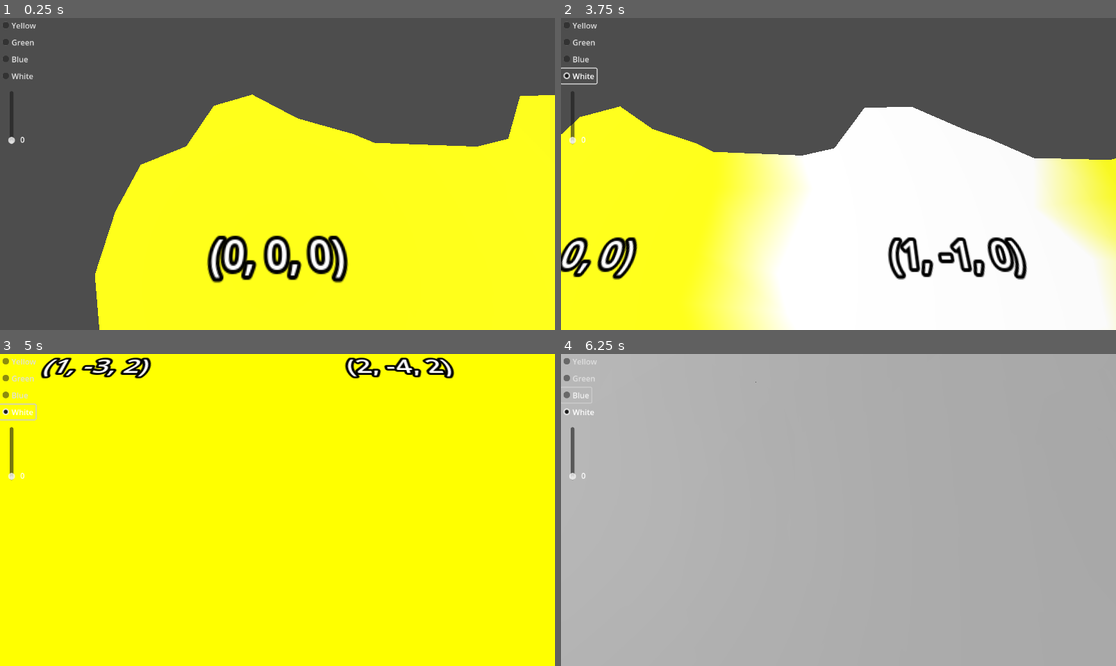
Above: before the commit, frames 1-4 (two rows, left to right).
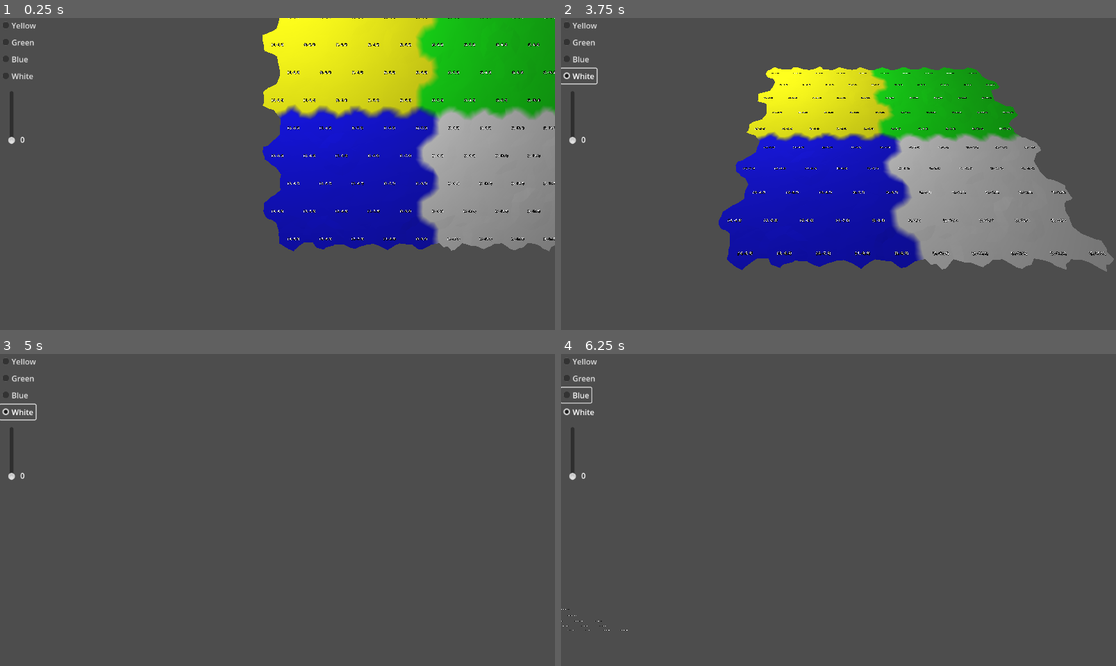
Above: after the commit, the same moments.

Repository: davepruitt/hex_map_godot
Game: Godot game, scene res://main.tscn
Same seed, same stepped clock (60 frames per second), same inputs: the game is played once before the commit and once after it.
Inputs (mouse positions are in pixels of both pictures, inside the frame that each line leads up to):
- Up to frame 1 (0.25 s): no input
- Up to frame 2 (3.75 s): click "Yellow" at 0.5 s; click "Green" at 1.25 s; click "Blue" at 2 s; click "White" at 2.75 s; tap Enter at 3.5 s; move the mouse to (960, 158) at 3.52 s; hold Right (ui_right) from 3.53 s (still down); tap Z at 3.6 s; click (960, 158) at 3.67 s
- Up to frame 3 (5 s): tap X at 3.8, 4.35 s; move the mouse to (166, 525) at 4.27 s; release Right (ui_right) at 4.28 s; hold Down (ui_down) from 4.28 s (still down); click (166, 525) at 4.42 s; tap P at 4.55 s
- Up to frame 4 (6.25 s): move the mouse to (894, 441) at 5.02 s; release Down (ui_down) at 5.03 s; hold Right (ui_right) 5.03-5.78 s; tap P at 5.1 s; click (894, 441) at 5.17 s; tap Z at 5.3, 5.85 s; tap Space at 5.75 s; move the mouse to (810, 572) at 5.77 s; hold Up (ui_up) from 5.78 s (still down); click (810, 572) at 5.92 s; tap X at 6.05 s

The runs differ from the first frame. In frame 1, 69% of the frame differs, in the area x 17-100%, y 0-100%; in frame 2, 70%; in frame 3, 100%; in frame 4, 100%, in the area x 0-100%, y 0-100%.

Commit message:
Working on converting my existing camera to use the camera as described in tutorial 5. Not quite done yet - still buggy.

Diff:
--- /dev/null
+++ b/hex_project_godot/hex_map_camera.gd
@@ -0,0 +1,98 @@
+class_name HexMapCamera
+extends Node3D
+
+#region Exported data members
+
+@export var stick_min_zoom : float = 1.0
+@export var stick_max_zoom : float = 10.0
+@export var swivel_min_zoom : float = -90
+@export var swivel_max_zoom : float = -45
+@export var movement_speed_min_zoom : float = 40
+@export var movement_speed_max_zoom : float = 10
+@export var rotation_speed : float = 1.8
+
+
+@export var hex_grid : HexGrid
+
+#endregion
+
+#region Private data members
+
+@onready var _swivel := $Swivel
+@onready var _stick := $Swivel/Stick
+@onready var _main_camera := $Swivel/Stick/MainCamera
+
+var _zoom: float = 1.0
+var _movement_speed: float = 25
+var _rotation_angle: float = 0
+
+#endregion
+
+#region Method overrides
+
+# Called when the node enters the scene tree for the first time.
+func _ready() -> void:
+	_main_camera.make_current()
+
+
+# Called every frame. 'delta' is the elapsed time since the previous frame.
+func _process(delta: float) -> void:
+	var left_right_movement = Input.get_axis("ui_left", "ui_right")
+	var forward_back_movement = Input.get_axis("ui_up", "ui_down")
+
+	if (left_right_movement != 0.0 || forward_back_movement != 0.0):
+		_adjust_position(left_right_movement, forward_back_movement, delta)
+
+	var rotate_up_down_movement = Input.get_axis("ui_rotate_down", "ui_rotate_up")
+	var rotate_left_right_movement = Input.get_axis("ui_rotate_left", "ui_rotate_right")
+
+	if (rotate_left_right_movement != 0.0):
+		_adjust_rotation(rotate_left_right_movement, delta)
+
+func _input(event: InputEvent) -> void:
+	if event is InputEventKey and event.pressed:
+		if event.keycode == KEY_Z:
+			_adjust_zoom(0.1)
+		elif event.keycode == KEY_X:
+			_adjust_zoom(-0.1)
+
+#endregion
+
+#region Private methods
+
+func _adjust_zoom (zoom_delta: float) -> void:
+	_zoom = clampf(_zoom + zoom_delta, 0.0, 1.0)
+
+	var distance: float = lerpf(stick_min_zoom, stick_max_zoom, _zoom)
+	_stick.position = Vector3(0.0, 0.0, distance)
+
+	var angle: float = lerpf(swivel_min_zoom, swivel_max_zoom, _zoom)
+	_swivel.rotation = Vector3(angle, 0.0, 0.0)
+
+func _adjust_position (x_delta: float, z_delta: float, time_delta: float) -> void:
+	var direction: Vector3 = Vector3(x_delta, 0.0, z_delta).normalized()
+	var damping: float = maxf(absf(x_delta), absf(z_delta))
+	var distance: float = _movement_speed * damping * time_delta
+	position += direction * distance
+	#position = _clamp_position(position)
+
+func _clamp_position (pos: Vector3) -> Vector3:
+	var x_max: float = (hex_grid.chunk_count_x * HexMetrics.CHUNK_SIZE_X - 0.5) * (2.0 * HexMetrics.INNER_RADIUS)
+	pos.x = clampf(pos.x, 0.0, x_max)
+
+	var z_max: float = (hex_grid.chunk_count_z * HexMetrics.CHUNK_SIZE_Z - 1.0) * (1.5 * HexMetrics.OUTER_RADIUS)
+	pos.z = clampf(pos.z, 0.0, z_max)
+
+	return pos
+
+func _adjust_rotation (rotation_delta: float, time_delta: float) -> void:
+	_rotation_angle += rotation_delta * rotation_speed * time_delta
+	if (_rotation_angle < 0.0):
+		_rotation_angle += 360.0
+	elif (_rotation_angle >= 360.0):
+		_rotation_angle -= 360.0
+
+	self.rotation = Vector3(0.0, _rotation_angle, 0.0)
+
+
+#endregion
--- a/hex_project_godot/main.gd
+++ b/hex_project_godot/main.gd
@@ -22,7 +22,7 @@
 
 #region OnReady public data members
 
-@onready var scene_camera := $Camera3D
+#@onready var scene_camera := $Camera3D
 @onready var hex_grid := $HexGrid
 
 @onready var elevation_label := $CanvasLayer/ElevationLabel
@@ -41,41 +41,42 @@
 	var left_right_movement = Input.get_axis("ui_left", "ui_right")
 	var up_down_movement = Input.get_axis("ui_up", "ui_down")
 
-	scene_camera.position.x += camera_speed * left_right_movement
-	scene_camera.position.z += camera_speed * up_down_movement
+	#scene_camera.position.x += camera_speed * left_right_movement
+	#scene_camera.position.z += camera_speed * up_down_movement
 
 func _input(event: InputEvent) -> void:
 	if event is InputEventKey and event.pressed:
-		if event.keycode == KEY_Z:
-			scene_camera.position.y += camera_speed
-		elif event.keycode == KEY_X:
-			scene_camera.position.y -= camera_speed
-		elif event.keycode == KEY_W:
-			scene_camera.rotate_x(camera_speed)
-		elif event.keycode == KEY_S:
-			scene_camera.rotate_x(-camera_speed)
-		elif event.keycode == KEY_A:
-			scene_camera.rotate_y(camera_speed)
-		elif event.keycode == KEY_D:
-			scene_camera.rotate_y(-camera_speed)
-		elif event.keycode == KEY_P:
-			var vp = get_viewport()
-			vp.debug_draw = (vp.debug_draw + 1) % 5
+		pass
+		#if event.keycode == KEY_Z:
+			#scene_camera.position.y += camera_speed
+		#elif event.keycode == KEY_X:
+			#scene_camera.position.y -= camera_speed
+		#elif event.keycode == KEY_W:
+			#scene_camera.rotate_x(camera_speed)
+		#elif event.keycode == KEY_S:
+			#scene_camera.rotate_x(-camera_speed)
+		#elif event.keycode == KEY_A:
+			#scene_camera.rotate_y(camera_speed)
+		#elif event.keycode == KEY_D:
+			#scene_camera.rotate_y(-camera_speed)
+		#elif event.keycode == KEY_P:
+			#var vp = get_viewport()
+			#vp.debug_draw = (vp.debug_draw + 1) % 5
 	elif event is InputEventMouseButton and event.pressed:
 		if event.button_index == MOUSE_BUTTON_LEFT:
 			var RAY_LENGTH = 1000
 			var space_state = get_world_3d().direct_space_state
 			var mousepos = get_viewport().get_mouse_position()
 
-			var origin = scene_camera.project_ray_origin(mousepos)
-			var end = origin + scene_camera.project_ray_normal(mousepos) * RAY_LENGTH
-			var query = PhysicsRayQueryParameters3D.create(origin, end)
-			query.collide_with_areas = true
+			#var origin = scene_camera.project_ray_origin(mousepos)
+			#var end = origin + scene_camera.project_ray_normal(mousepos) * RAY_LENGTH
+			#var query = PhysicsRayQueryParameters3D.create(origin, end)
+			#query.collide_with_areas = true
 
-			var result = space_state.intersect_ray(query)
-			if result:
-				var cell = hex_grid.get_cell(result.position)
-				_edit_cell(cell)
+			#var result = space_state.intersect_ray(query)
+			#if result:
+			#	var cell = hex_grid.get_cell(result.position)
+			#	_edit_cell(cell)
 
 #endregion
 
--- a/hex_project_godot/main.tscn
+++ b/hex_project_godot/main.tscn
@@ -1,13 +1,27 @@
-[gd_scene load_steps=4 format=3 uid="uid://b0jwbdlrgt1g2"]
+[gd_scene load_steps=5 format=3 uid="uid://b0jwbdlrgt1g2"]
 
 [ext_resource type="PackedScene" uid="uid://bumgasrkg2l7p" path="res://hex_grid.tscn" id="1_e2r5f"]
 [ext_resource type="Script" path="res://main.gd" id="1_ipy05"]
+[ext_resource type="Script" path="res://hex_map_camera.gd" id="2_ckdob"]
 
 [sub_resource type="ButtonGroup" id="ButtonGroup_jp0eq"]
 resource_name = "ButtonGroup1"
 
 [node name="Main" type="Node3D"]
 script = ExtResource("1_ipy05")
+
+[node name="HexMapCamera" type="Node3D" parent="." node_paths=PackedStringArray("hex_grid")]
+transform = Transform3D(1, 0, 0, 0, 1, 0, 0, 0, 1, 0, 1, 10)
+script = ExtResource("2_ckdob")
+hex_grid = NodePath("../HexGrid")
+
+[node name="Swivel" type="Node3D" parent="HexMapCamera"]
+transform = Transform3D(1, 0, 0, 0, -4.37114e-08, 1, 0, -1, -4.37114e-08, 0, 0, 0)
+
+[node name="Stick" type="Node3D" parent="HexMapCamera/Swivel"]
+transform = Transform3D(1, 0, 0, 0, 1, 0, 0, 0, 1, 0, 0, 10)
+
+[node name="MainCamera" type="Camera3D" parent="HexMapCamera/Swivel/Stick"]
 
 [node name="Camera3D" type="Camera3D" parent="."]
 transform = Transform3D(1, 0, 0, 0, 0.362275, 0.932071, 0, -0.932071, 0.362275, 0, 0.9, 0)
--- a/hex_project_godot/project.godot
+++ b/hex_project_godot/project.godot
@@ -19,6 +19,29 @@
 
 project/assembly_name="hex_project"
 
+[input]
+
+ui_rotate_left={
+"deadzone": 0.5,
+"events": [Object(InputEventKey,"resource_local_to_scene":false,"resource_name":"","device":0,"window_id":0,"alt_pressed":false,"shift_pressed":false,"ctrl_pressed":false,"meta_pressed":false,"pressed":false,"keycode":0,"physical_keycode":65,"key_label":0,"unicode":0,"location":0,"echo":false,"script":null)
+]
+}
+ui_rotate_right={
+"deadzone": 0.5,
+"events": [Object(InputEventKey,"resource_local_to_scene":false,"resource_name":"","device":-1,"window_id":0,"alt_pressed":false,"shift_pressed":false,"ctrl_pressed":false,"meta_pressed":false,"pressed":false,"keycode":0,"physical_keycode":68,"key_label":0,"unicode":100,"location":0,"echo":false,"script":null)
+]
+}
+ui_rotate_up={
+"deadzone": 0.5,
+"events": [Object(InputEventKey,"resource_local_to_scene":false,"resource_name":"","device":-1,"window_id":0,"alt_pressed":false,"shift_pressed":false,"ctrl_pressed":false,"meta_pressed":false,"pressed":false,"keycode":0,"physical_keycode":87,"key_label":0,"unicode":119,"location":0,"echo":false,"script":null)
+]
+}
+ui_rotate_down={
+"deadzone": 0.5,
+"events": [Object(InputEventKey,"resource_local_to_scene":false,"resource_name":"","device":-1,"window_id":0,"alt_pressed":false,"shift_pressed":false,"ctrl_pressed":false,"meta_pressed":false,"pressed":false,"keycode":0,"physical_keycode":83,"key_label":0,"unicode":115,"location":0,"echo":false,"script":null)
+]
+}
+
 [rendering]
 
 renderer/rendering_method="mobile"
